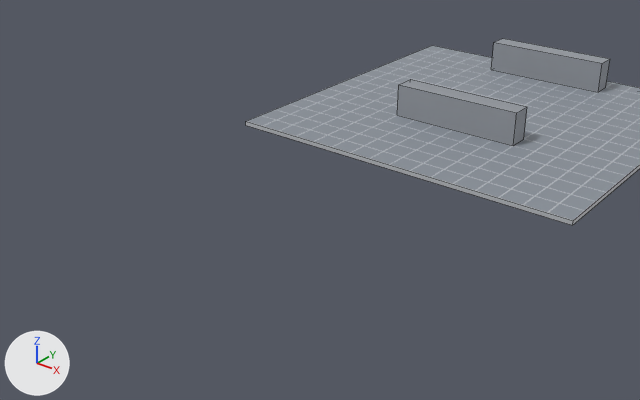
Renders of the Blender file bldnder/map.blend from each side of a commit.
Camera for both pictures: a 50 mm lens placed at (26.6, -27.8, 14.5), pointed at (6.4, -2.5, -1.2). The lights are fixed; the arrows at lower left show +X, +Y and +Z. Mesh edges are drawn as thin lines.

Objects in the first picture: 'GridFloor', 'Wall', 'Wall.001'.
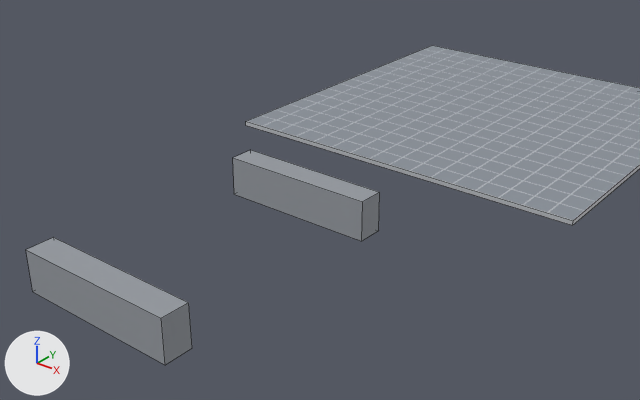
What differs and where, as boxes (x1, y1, x2, y2) in the pictures (640 x 400 px):
'Wall', mesh mirrored
    before: (491, 39, 610, 92)
    after: (26, 237, 192, 365)
'Wall.001', mesh mirrored, moved
    before: (397, 79, 527, 146)
    after: (233, 150, 380, 241)

The change, as a diff of the scene's bpy script:
```diff
--- a/bldnder/map.blend.py
+++ b/bldnder/map.blend.py
@@ me_cube_004 @@
 me_cube_004.from_pydata(...)  # 8 vertices, 6 faces; spans x 5.0..11.0, y 14.0..15.0, z 0.0..1.5
 # used by ob_wall; location = (0.0, 0.0, 0.0)
+# me_cube_004 part 1: the whole mesh is mirrored in y about the mesh origin
 me_cube_004.materials.append(mat_wallmaterial)
@@ me_cube_005 @@
 me_cube_005.from_pydata(...)  # 8 vertices, 6 faces; spans x 5.0..11.0, y 14.0..15.0, z 0.0..1.5
 # used by ob_wall_001; location = (0.0, -9.0, 0.0)
+# me_cube_005 part 2: the whole mesh is mirrored in y about the mesh origin
 me_cube_005.materials.append(mat_wallmaterial)
@@ ob_wall_001 @@
 ob_wall_001 = bpy.data.objects.new('Wall.001', me_cube_005)
-ob_wall_001.location = (0.0, -9.0, 0.0)
+ob_wall_001.location = (0.0, 9.0, 0.0)
```
